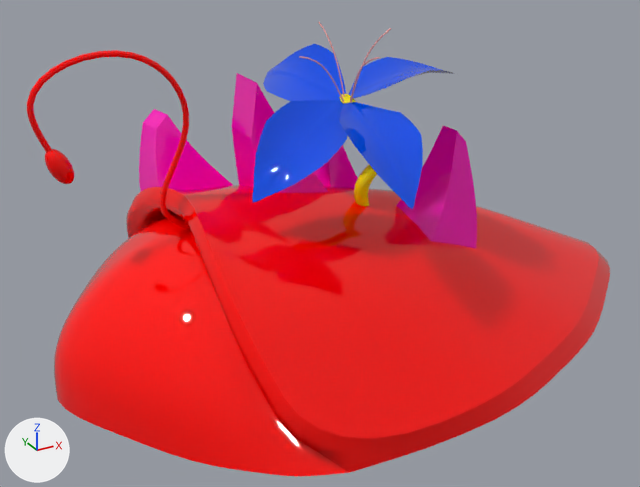
What one commit did to the FBX model Assets/Models/Limus/LimusFinish.fbx.
The view is the same before and after, from a camera (50 mm lens) standing at (-1.23, -2.25, 1.37) and looking at (-0.04, -0.08, 0.29). The lights are fixed; the arrows at lower left show +X, +Y and +Z. Where no turn or scale is listed for an object, it has been applied to the vertices.

Before the edit, the objects in view are built like this:
```python
mat_material__45 = principled_material('Material #45')
mat_material__45.base_color = (1.0, 0.0, 0.0)  # red #ff0000
mat_material__45.roughness = 0.0
mat_material__58 = principled_material('Material #58')
mat_material__58.base_color = (0.937, 0.0, 0.463)  # pink #f800b5
mat_material__58.roughness = 0.0
mat_material__59 = principled_material('Material #59')
mat_material__59.base_color = (0.0, 0.0745, 0.78)  # blue #004de5
mat_material__59.roughness = 0.0
mat_material__61 = principled_material('Material #61')
mat_material__61.base_color = (0.894, 0.737, 0.0)  # yellow #f3df00
mat_material__61.roughness = 0.0
me_mesh = bpy.data.meshes.new('Mesh')
me_mesh.from_pydata(...)  # 4463 vertices, 8488 faces; spans x -0.86..1.16, y -0.67..0.67, z -0.01..0.96
# faces by material slot: [4724, 1004, 560, 1616, 584]
me_mesh.materials.append(mat_material__45)  # red #ff0000
me_mesh.materials.append(mat_material__58)  # pink #f800b5
me_mesh.materials.append(mat_material__59)  # blue #004de5
me_mesh.materials.append(mat_material__60)  # pink #e9a1a1
me_mesh.materials.append(mat_material__61)  # yellow #f3df00
ob_elements = bpy.data.objects.new('elements', me_mesh)
ob_elements.location = (0.0, -0.088, 0.0)
```
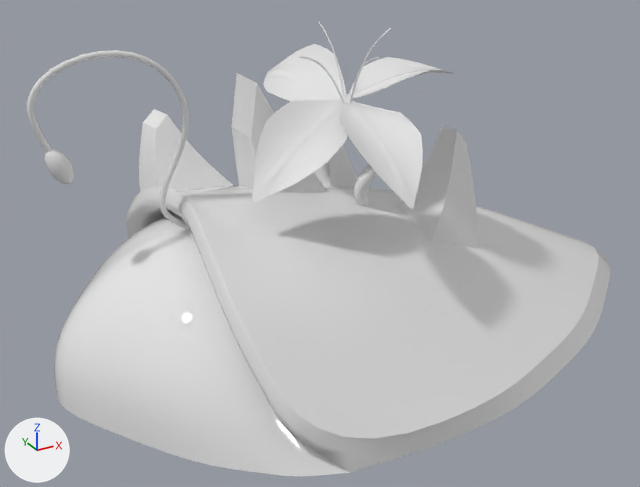
The newer file is also turned or shifted as a whole; pictures and numbers use the older file's frame.

Location of each change, (x1, y1, x2, y2) in pixels of the pictures (640 x 487 px):
'elements', recoloured (red to white): (27, 22, 610, 477) in both

The change in detail:
Material 'Material #45' (mat_material__45) changes colour from red #ff0000 to white #e7e7e7; in linear values from (1.0, 0.0, 0.0) to (0.8, 0.8, 0.8).
Material 'Material #58' (mat_material__58) changes colour from pink #f800b5 to white #e7e7e7; in linear values from (0.937, 0.0, 0.463) to (0.8, 0.8, 0.8).
Material 'Material #59' (mat_material__59) changes colour from blue #004de5 to white #e7e7e7; in linear values from (0.0, 0.0745, 0.78) to (0.8, 0.8, 0.8).
Material 'Material #61' (mat_material__61) changes colour from yellow #f3df00 to white #e7e7e7; in linear values from (0.894, 0.737, 0.0) to (0.8, 0.8, 0.8).
